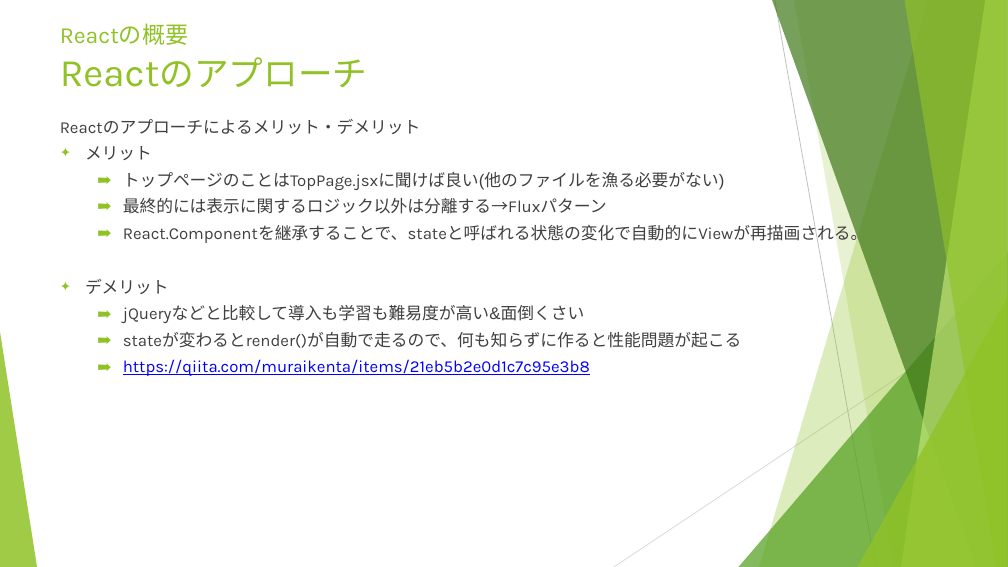
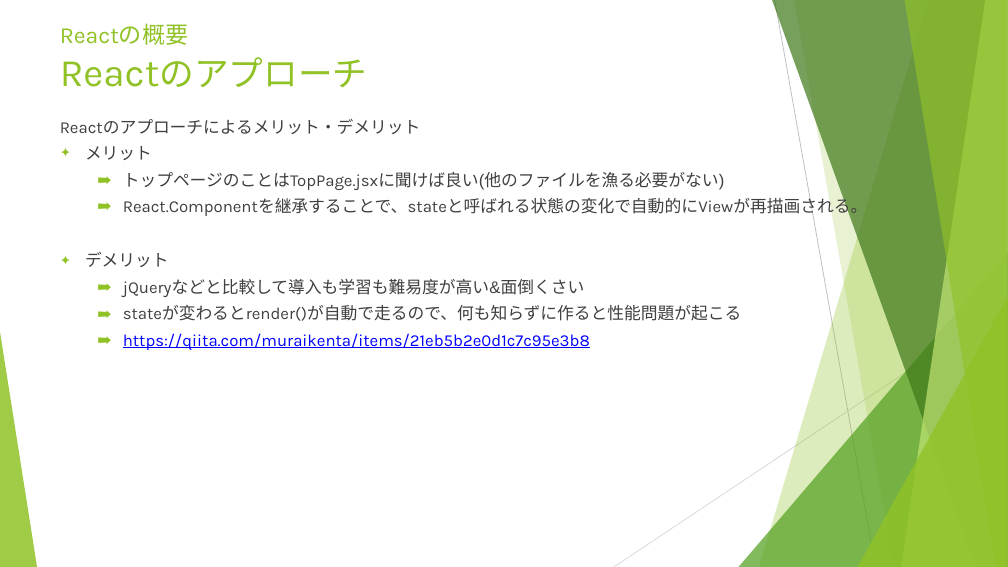
Before and after one commit to aselab/internship-201908, a slide deck: slide 38 of doc/ASEインターンシップ2019_モバイルアプリ.pptx. Drawn at 1008x567 pixels with LibreOffice and Linux fonts; fonts in the diff are those of the drawing. Boxes give left, top, right and bottom in pixels: in the first picture for what was removed or moved away, otherwise in the second. Text is boxed around its words. In the diff, an @@ line names an element or a change of style, - is before the commit and + after.

```diff
--- a/doc/ASEインターンシップ2019_モバイルアプリ.pptx
+++ b/doc/ASEインターンシップ2019_モバイルアプリ.pptx
@@ text at (123,198,607,214): paragraph removed @@
-  ➡ 最終的には表示に関するロジック以外は分離する→Fluxパターン
```
Also in this commit, not shown: 1 other slide changed, 1 slide added, 3 slides removed, 4 other files.
